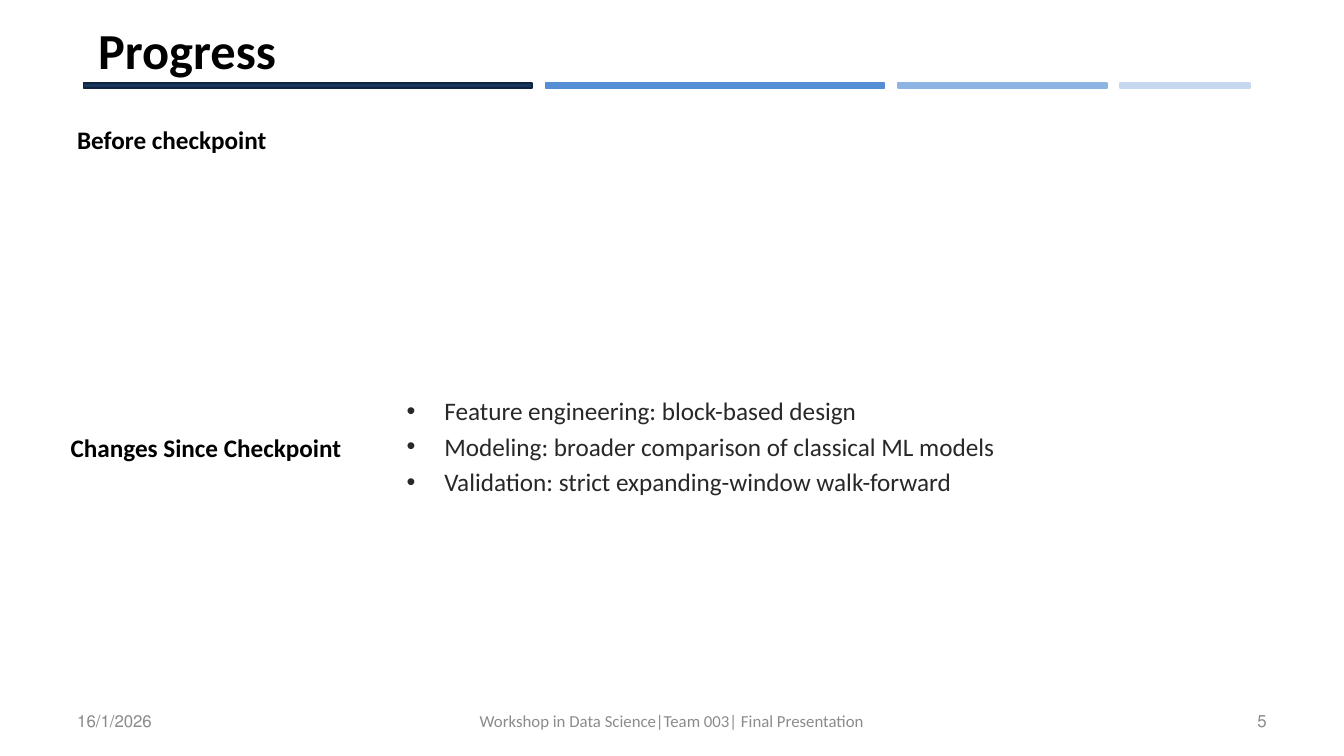
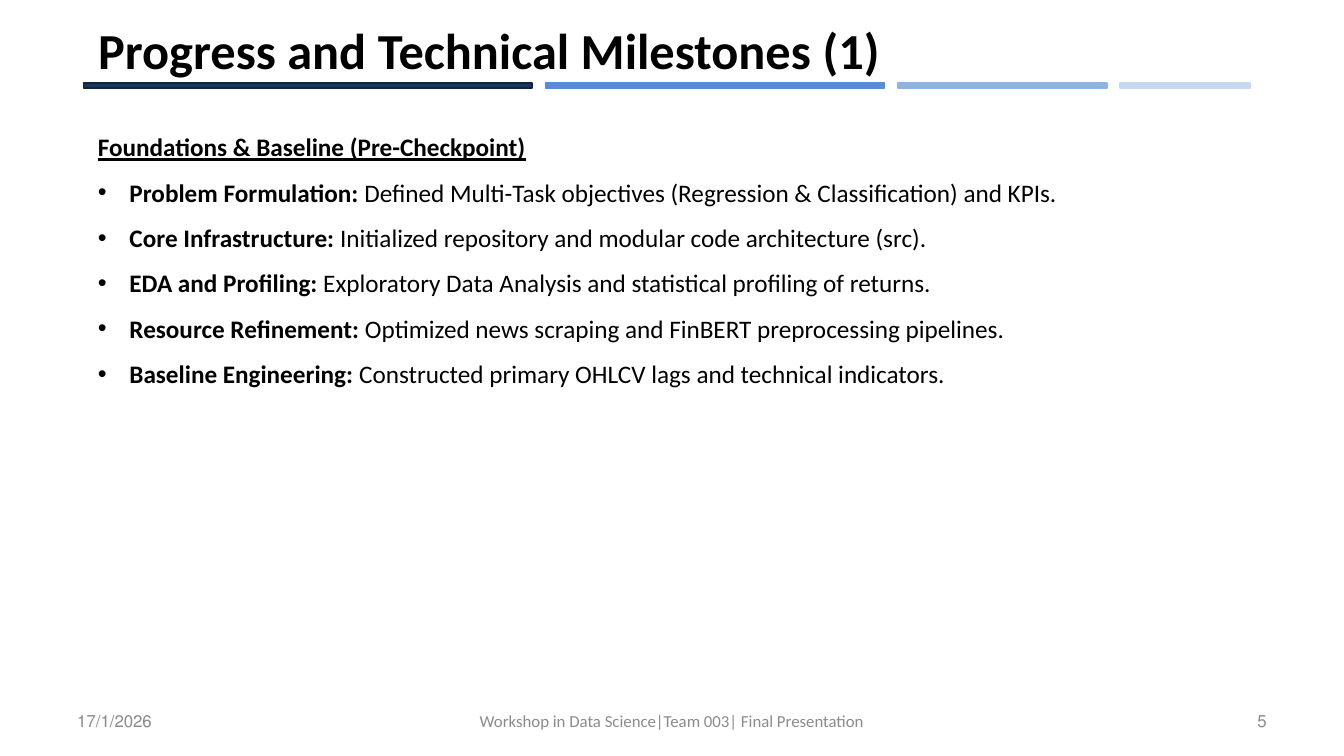
Before and after one commit to itaymutzafi/data-science-project, a slide deck: slide 5 of literature/Final_Presentation/Final_Presentation.pptx. Drawn at 1344x756 pixels with LibreOffice and Linux fonts; fonts in the diff are those of the drawing; background and template pictures are left out. Boxes give left, top, right and bottom in pixels: in the first picture for what was removed or moved away, otherwise in the second. Text is boxed around its words. In the diff, an @@ line names an element or a change of style, - is before the commit and + after.

```diff
--- a/literature/Final_Presentation/Final_Presentation.pptx
+++ b/literature/Final_Presentation/Final_Presentation.pptx
@@ title at [98,31,880,78]: text changed @@
-Progress
+Progress and Technical Milestones (1)
@@ text removed at [77,131,267,153] @@
-Before checkpoint
@@ text added at [98,137,1057,388], 18 pt, text #000000 @@
+Foundations & Baseline (Pre-Checkpoint)
+• Problem Formulation: Defined Multi-Task objectives (Regression & Classification) and KPIs.
+• Core Infrastructure: Initialized repository and modular code architecture (src).
+• EDA and Profiling: Exploratory Data Analysis and statistical profiling of returns.
+• Resource Refinement: Optimized news scraping and FinBERT preprocessing pipelines.
+• Baseline Engineering: Constructed primary OHLCV lags and technical indicators.
@@ text removed at [444,402,994,496] @@
-• Feature engineering: block-based design
-• Modeling: broader comparison of classical ML models
-• Validation: strict expanding-window walk-forward
@@ text removed at [71,439,341,462] @@
-Changes Since Checkpoint
@@ text at [77,715,152,728]: text changed @@
-16/1/2026
+17/1/2026
```
Also in this commit, not shown: 13 other slides changed, 2 slides added, 5 other files.
